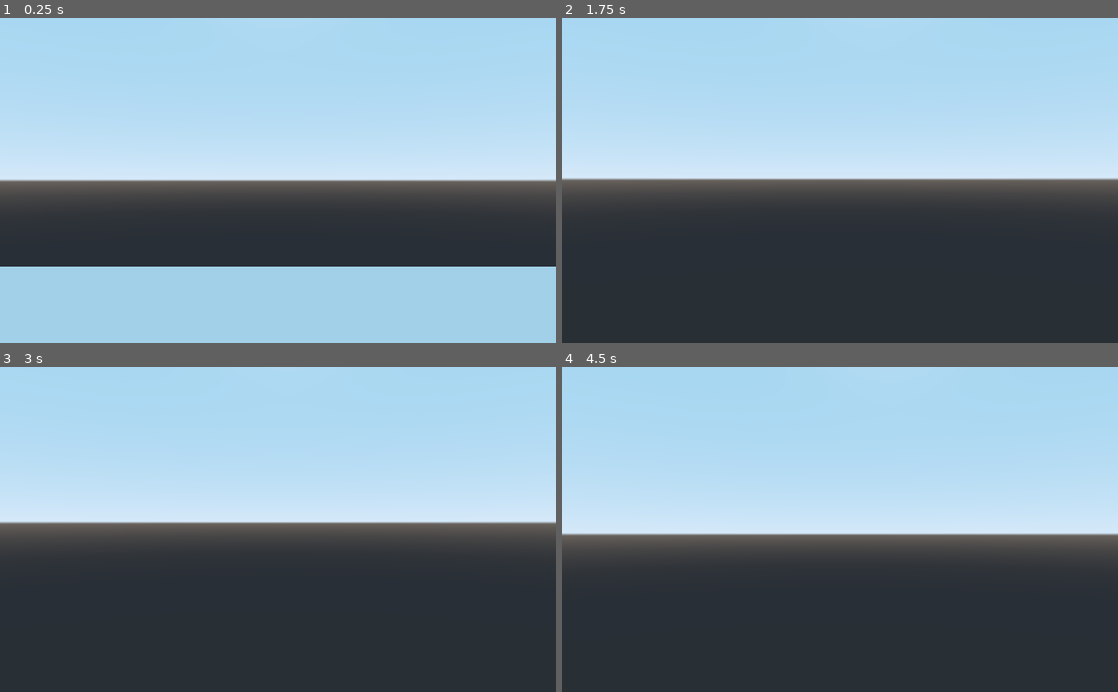
Above: before the commit, frames 1-4 (two rows, left to right).
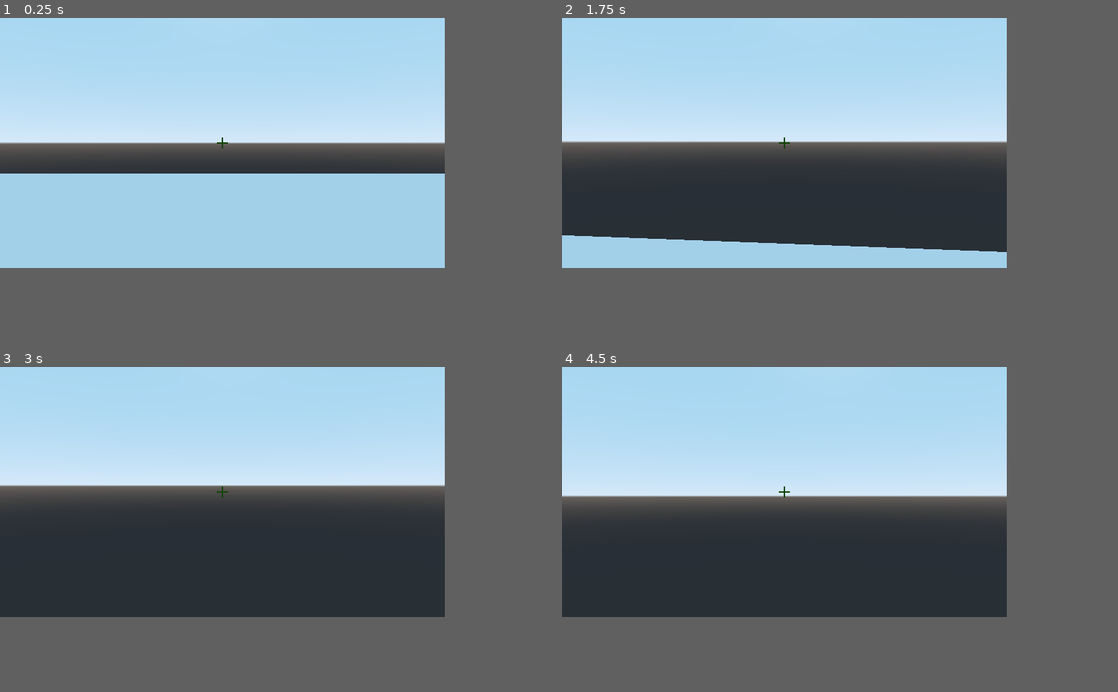
Above: after the commit, the same moments.

Repository: vitalya-dev/ProjectX
Game: Godot game, scene res://Main.tscn
The game is run twice, just before and just after one commit, with the same random seed, the same clock (stepped at 60 frames per second) and the same inputs.
Inputs (mouse positions are in pixels of both pictures, inside the frame that each line leads up to):
- Up to frame 1 (0.25 s): no input
- Up to frame 2 (1.75 s): move the mouse to (867, 180) at 0.52 s; hold W (move_forward) from 0.53 s (still down); tap Space (jump) at 0.77, 1.52 s; move the mouse to (812, 180) at 1.27 s
- Up to frame 3 (3 s): keep holding W (move_forward); move the mouse to (289, 523) at 2.02 s; tap Enter at 2.75 s; move the mouse to (272, 536) at 2.77 s
- Up to frame 4 (4.5 s): keep holding W (move_forward); tap Space (jump) at 3.02, 3.5, 3.77 s; move the mouse to (878, 532) at 3.52 s; tap Enter at 4.25 s; move the mouse to (795, 526) at 4.27 s
In our replay, the window is 800x468 before the commit and 640x360 after it. These sizes can differ from the game's own. Grey fills any space a smaller window leaves; there, only what the larger window draws over its background counts as a difference.

The runs differ from the first frame. In frame 1, 39% of the frame differs, in the area x 0-100%, y 32-77%; in frame 2, 31%; in frame 3, 25%; in frame 4, 26%.

Commit message:
Add Crosshair.

Diff:
--- a/FPS.gd
+++ b/FPS.gd
@@ -2,7 +2,7 @@
 
 var speed = 10
 var speed_modifier = 1
-var mouse_sense = 0.1
+var mouse_sense = 0.2
 var gravity = 20
 var fall = Vector3.ZERO
 var move: Vector3 = Vector3.ZERO
--- a/FPS.tscn
+++ b/FPS.tscn
@@ -1,22 +1,22 @@
-[gd_scene load_steps=4 format=2]
+[gd_scene load_steps=5 format=2]
 
 [ext_resource path="res://FPS.gd" type="Script" id=1]
+[ext_resource path="res://Crosshair.png" type="Texture" id=2]
 
 [sub_resource type="CapsuleShape" id=1]
 radius = 0.5
 
 [sub_resource type="CapsuleMesh" id=2]
-radius = 0.5
 
 [node name="FPS" type="KinematicBody"]
 script = ExtResource( 1 )
 
 [node name="CollisionShape" type="CollisionShape" parent="."]
-transform = Transform( 1, 0, 0, 0, -1.62921e-07, -1, 0, 1, -1.62921e-07, 0, 0, 0 )
+transform = Transform( 1, 0, 0, 0, -4.37114e-08, -1, 0, 1, -4.37114e-08, 0, 0, 0 )
 shape = SubResource( 1 )
 
 [node name="MeshInstance" type="MeshInstance" parent="."]
-transform = Transform( 1, 0, 0, 0, -1.62921e-07, -1, 0, 1, -1.62921e-07, 0, 0, 0 )
+transform = Transform( 0.5, 0, 0, 0, -3.0598e-08, -0.7, 0, 0.5, -2.18557e-08, 0, 0, 0 )
 mesh = SubResource( 2 )
 material/0 = null
 
@@ -25,3 +25,14 @@
 
 [node name="Camera" type="Camera" parent="Head"]
 fov = 45.0
+
+[node name="TextureRect" type="TextureRect" parent="Head/Camera"]
+anchor_left = 0.5
+anchor_top = 0.5
+anchor_right = 0.5
+anchor_bottom = 0.5
+margin_left = -8.0
+margin_top = -8.0
+margin_right = 8.0
+margin_bottom = 8.0
+texture = ExtResource( 2 )
--- a/Main.tscn
+++ b/Main.tscn
@@ -9,7 +9,6 @@
 [node name="Spatial" type="Spatial"]
 
 [node name="FPS" parent="." instance=ExtResource( 1 )]
-transform = Transform( 1, 0, 0, 0, 1, 0, 0, 0, 1, 0, 2, -2 )
 
 [node name="Floor" type="StaticBody" parent="."]
 transform = Transform( 32, 0, 0, 0, 1, 0, 0, 0, 14.96, 0, -2, 0 )
@@ -35,3 +34,17 @@
 
 [node name="CollisionShape" type="CollisionShape" parent="Coub2"]
 shape = SubResource( 2 )
+
+[node name="Coub3" type="StaticBody" parent="."]
+transform = Transform( 1, 0, 0, 0, 1, 0, 0, 0, 1, -2.95691, 0, 0 )
+__meta__ = {
+"_edit_group_": true
+}
+
+[node name="MeshInstance" type="MeshInstance" parent="Coub3"]
+mesh = SubResource( 1 )
+skeleton = NodePath("../..")
+material/0 = null
+
+[node name="CollisionShape" type="CollisionShape" parent="Coub3"]
+shape = SubResource( 2 )
--- a/project.godot
+++ b/project.godot
@@ -17,6 +17,13 @@
 [debug]
 
 settings/stdout/print_fps=true
+
+[display]
+
+window/size/width=640
+window/size/height=360
+window/size/fullscreen=true
+window/stretch/mode="2d"
 
 [input]
 
Binary file added: Crosshair.png
Not shown, added: Crosshair.png.import
